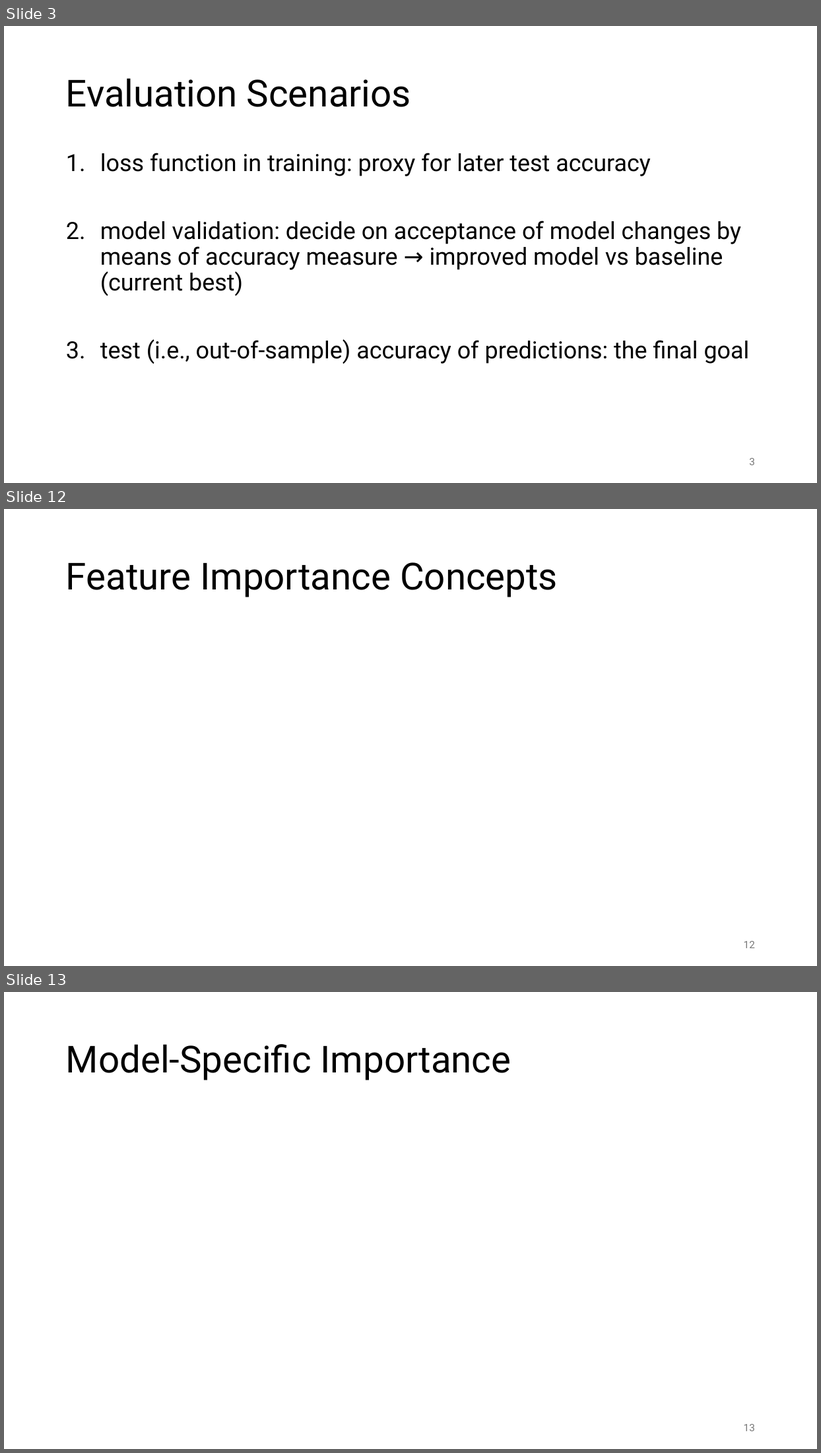
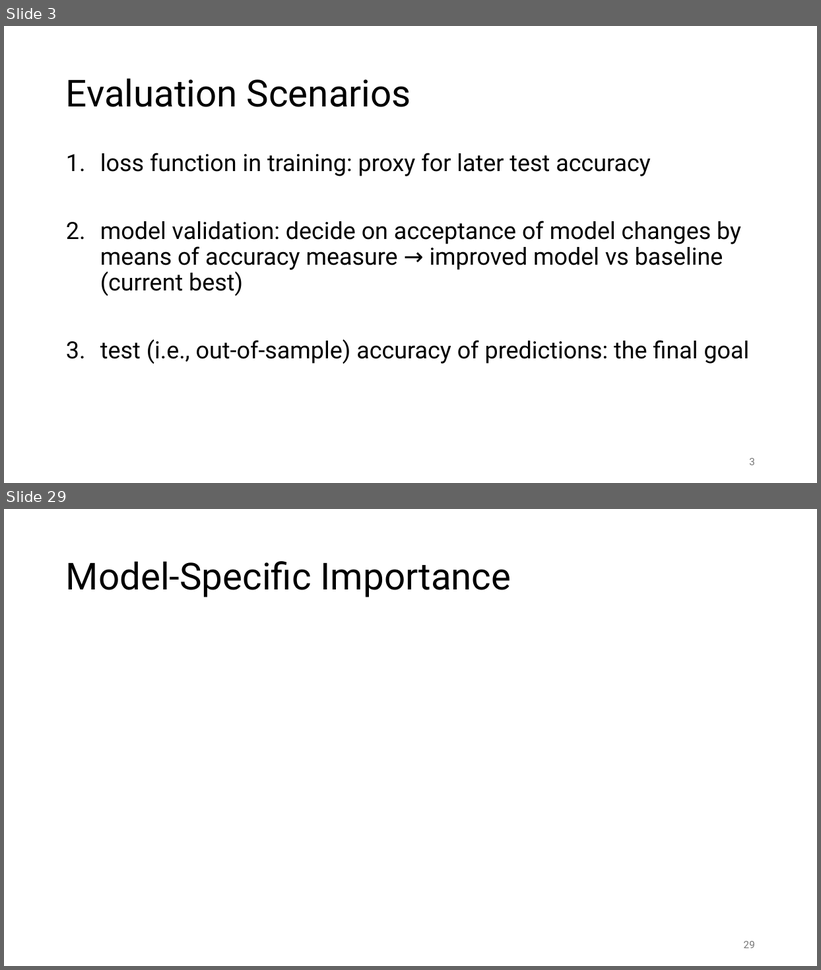
Before and after one commit to FelixWick/data_science, a slide deck: slides/7_model_evaluation.pptx. Shown one above the other, each under a label of ours: slides 3, 12 and 13 before the commit, slides 3 and 29 after it; the slides between them are not shown. The pictures are 821x1453 and 821x970 pixels, drawn with LibreOffice and Linux fonts; fonts in the diff are those of the drawing; grey boxes stand for pictures. Boxes give left, top, right and bottom in pixels: in the first picture for what was removed or moved away, otherwise in the second. Text is boxed around its words. In the diff, an @@ line names an element or a change of style, - is before the commit and + after.

```diff
--- a/slides/7_model_evaluation.pptx
+++ b/slides/7_model_evaluation.pptx
@@ slide 12 removed at (4,509,817,966), background #FFFFFF @@
@@ title removed at (66,562,558,597) @@
-Feature Importance Concepts
@@ page number removed at (744,941,755,949) @@
-12
@@ what was slide 13 is now slide 29 @@
@@ page number at (744,941,755,949): text changed @@
-13
+29
```
Also in this commit, not shown: 7 slides changed, 24 slides added, 6 other slides removed, 2 other files.
